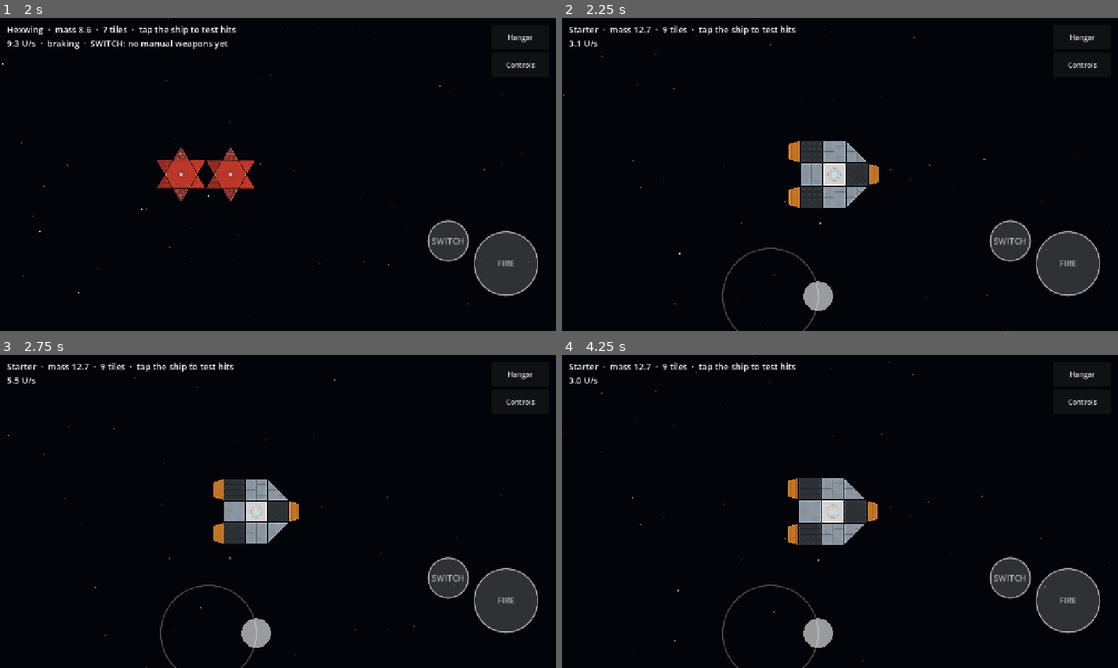
Above: before the commit, frames 1-4 (two rows, left to right).
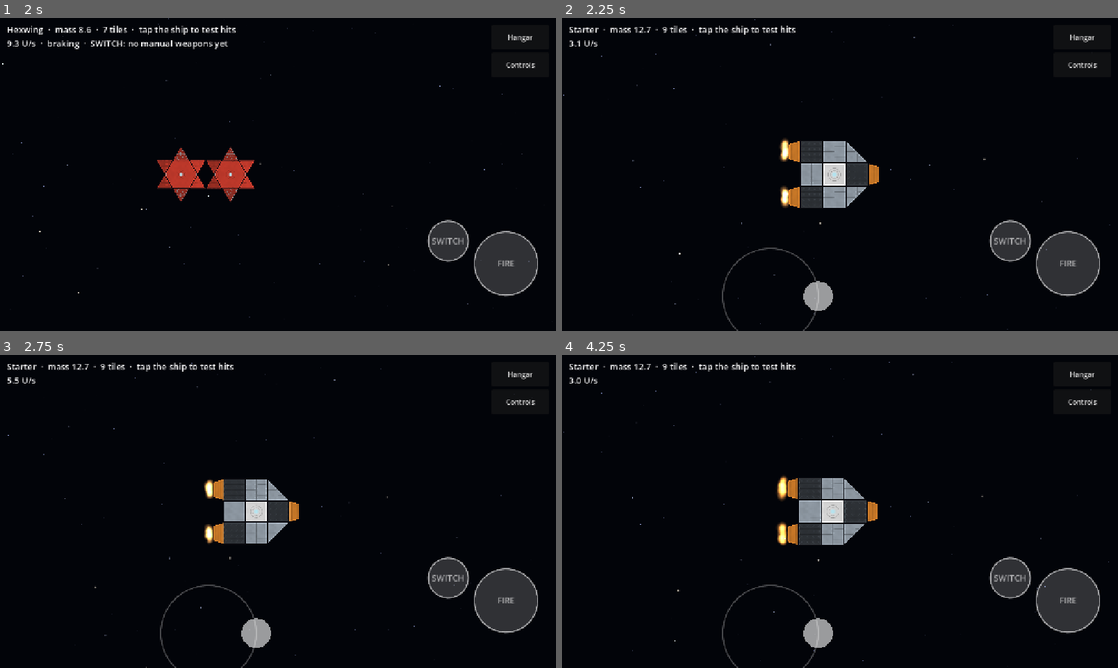
Above: after the commit, the same moments.

Repository: HermanRas/MobileSpaceShooter
Game: Godot game, scene res://dev_preview/drive_flight.tscn
Two runs of this game, one before a commit and one after it. Both use one fixed random seed, a clock stepped at 60 frames per second and the inputs below. This scene is started directly instead of the project's main scene.
Inputs (mouse positions are in pixels of both pictures, inside the frame that each line leads up to):
- Up to frame 1 (2 s): click "Controls" at 0.5 s; click "Done" at 1.25 s
- Up to frame 2 (2.25 s): tap Enter at 2 s; drag from (673, 174) to (895, 105) at 2.02 s
- Up to frame 3 (2.75 s): no input
- Up to frame 4 (4.25 s): drag from (673, 511) to (812, 574) at 2.77 s; click "Hangar" at 3.5 s

Frame 1 is identical in both runs. In frame 2, 0.2% of the frame differs, in the area x 39-41%, y 38-61%; in frame 3, 0.2%; in frame 4, 0.3%, in the area x 38-41%, y 38-61%.
Error in both runs: Invalid access to property or key 'linear_velocity' on a base object of type 'previously freed'. (res://dev_preview/drive_flight.gd:172)

Commit message:
Phase 3.6: thruster exhaust (pulse puffs, jet trails, ion torches)
ThrusterFx draws each thruster's exhaust: a puff per pulse kick (the
controller's new kicked signal), a jet trail sized by throttle, and an ion
torch that brightens with its ramp. Bigger per size and level; colours and
level scale in visuals.json; particles use a soft dot made in code. Drawn
under the hull. Pulse puffs ride in ship space, because in world space they
fell off-screen at cruise speed. Showcase: scenes/debug/thruster_fx_showcase.

Co-Authored-By: Claude Opus 5.5 <noreply@anthropic.com>

Diff:
--- a/game/data/visuals.json
+++ b/game/data/visuals.json
@@ -7,6 +7,13 @@
 			"cells": ["core", "hull", "armor", "shield", "hardpoint", "thruster"],
 			"thruster_tints": {"pulse": "#d9822b", "jet": "#c0392b", "ion": "#3a7bd5"},
 			"_doc": "One seamless cell per tile type, plus thruster nozzles tinted by type. R = detail, G = untinted trim (PLAN.md 6.2). Real art: A.1."
+		},
+		"vis.fx.thrusters": {
+			"_doc": "Thruster exhaust (PLAN.md 3.6), drawn in code with particles; no files. level_scale multiplies the size per level (L1-3). Colours run hot core -> fading edge.",
+			"level_scale": [1.0, 1.3, 1.6],
+			"pulse": ["#fff2c0", "#ffa040", "#ff5a00", "#ff3000"],
+			"jet": ["#ffe9a0", "#ff8a30", "#e83010", "#801000"],
+			"ion": ["#ffffff", "#9fe8ff", "#3a8bff", "#1030c0"]
 		}
 	}
 }
--- a/game/dev_preview/drive_flight.gd
+++ b/game/dev_preview/drive_flight.gd
@@ -177,6 +177,12 @@
 	await _physics_frames(240)
 	_check(absf(wrapf(ship.rotation + PI * 0.5, -PI, PI)) < 0.2,
 			"stick up: it turns left to face up (heading %.2f)" % ship.rotation)
+	# Three frames after a pulse kick, so the shot shows the exhaust.
+	var kicked := [false]
+	sandbox.pilot.kicked.connect(func(_i: int, _t: float) -> void: kicked[0] = true)
+	while not kicked[0]:
+		await _frames(1)
+	await _frames(6)
 	_save_shot("drive_flight_flying.png")
 
 	_touch_at(1, base + Vector2(0, -110), false)
--- /dev/null
+++ b/game/scenes/debug/thruster_fx_showcase.tscn
@@ -0,0 +1,6 @@
+[gd_scene load_steps=2 format=3]
+
+[ext_resource type="Script" path="res://src/debug/thruster_fx_showcase.gd" id="1"]
+
+[node name="ThrusterFxShowcase" type="Node2D"]
+script = ExtResource("1")
--- /dev/null
+++ b/game/src/debug/thruster_fx_showcase.gd
@@ -0,0 +1,52 @@
+extends Node2D
+## Phase 3.6's check: every thruster type × size at L1 and L3, side by side, firing.
+##   tools/preview.sh res://scenes/debug/thruster_fx_showcase.tscn 1560x720 --frames=45
+## Rows: pulse, jet, ion. Columns: S, M, L at L1, then S, M, L at L3. Exhaust points down.
+
+const PX := ShipMesh.PX_PER_U
+const SIZES := {&"S": 0.25, &"M": 0.5, &"L": 1.0}
+
+var _fx: Array[ThrusterFx] = []
+var _clock := 0.0
+
+
+func _ready() -> void:
+	var camera := Camera2D.new()
+	camera.position = Vector2(620, 330)
+	add_child(camera)
+	var row := 0
+	for type_id: StringName in [&"pulse", &"jet", &"ion"]:
+		var column := 0
+		for level in [1, 3]:
+			for size_code: StringName in SIZES:
+				var width: float = SIZES[size_code] * PX
+				var at := Vector2(110 + column * 200, 70 + row * 220)
+				var nozzle := Polygon2D.new()
+				nozzle.polygon = PackedVector2Array([Vector2(-width * 0.5, 0), Vector2(width * 0.5, 0),
+						Vector2(width * 0.35, width * 0.5), Vector2(-width * 0.35, width * 0.5)])
+				nozzle.color = Color(0.5, 0.5, 0.55)
+				nozzle.position = at
+				add_child(nozzle)
+				var fx := ThrusterFx.create(type_id, width, level)
+				fx.position = at
+				fx.rotation = PI * 0.5
+				fx.z_index = -1  # under the nozzle, as ThrusterFxSet puts it under the hull
+				add_child(fx)
+				_fx.append(fx)
+				var label := Label.new()
+				label.text = "%s %s L%d" % [type_id, size_code, level]
+				label.position = at + Vector2(-60, -40)
+				add_child(label)
+				column += 1
+		row += 1
+
+
+func _process(delta: float) -> void:
+	_clock += delta
+	var kick := _clock >= 0.5
+	if kick:
+		_clock -= 0.5
+	for fx in _fx:
+		fx.set_state(1.0, 1.0)
+		if kick:
+			fx.kick(1.0)
--- a/game/src/flight/flight_sandbox.gd
+++ b/game/src/flight/flight_sandbox.gd
@@ -52,6 +52,10 @@
 	pilot.name = "Pilot"
 	ship.add_child(pilot)
 	pilot.attach(ship, flight)
+	var exhaust := ThrusterFxSet.new()
+	exhaust.name = "Exhaust"
+	ship.add_child(exhaust)
+	exhaust.attach(ship, pilot)
 	_overlay.draw.connect(_draw_pick)
 	ship.add_child(_overlay)
 
--- a/game/src/model/flight_model.gd
+++ b/game/src/model/flight_model.gd
@@ -145,7 +145,7 @@
 
 
 ## Advances each thruster by `delta` at these throttles and returns what they do this step:
-##   {"forces": [{"pos", "force"}], "impulses": [{"pos", "impulse"}]}
+##   {"forces": [{"pos", "force"}], "impulses": [{"index", "pos", "impulse"}]}
 ## ship-local, positions relative to the centre of mass. Forces are held for the step;
 ## impulses (pulse kicks) are applied once.
 func step(throttle: PackedFloat32Array, delta: float) -> Dictionary:
@@ -177,7 +177,7 @@
 				var interval: float = t["interval_s"]
 				if on and beat.get(interval, false):
 					# A pulse's rated thrust is its average: each kick carries one interval's worth.
-					impulses.append({"pos": t["pos"], "impulse": push * float(t["force"]) * interval * throttle[i]})
+					impulses.append({"index": i, "pos": t["pos"], "impulse": push * float(t["force"]) * interval * throttle[i]})
 			&"ramp":
 				var ramp_s: float = t["ramp_s"]
 				if on:
--- a/game/src/ship/flight_controller.gd
+++ b/game/src/ship/flight_controller.gd
@@ -6,6 +6,9 @@
 ##
 ## The stick is world-space, length ≤ 1, set by whoever is flying: the touch stick (3.4), the
 ## keyboard, or later an AI pilot.
+
+## A pulse thruster kicked this tick (for its puff, 3.6). `index` is in envelope order.
+signal kicked(index: int, throttle: float)
 
 const PX := ShipMesh.PX_PER_U
 
@@ -41,6 +44,7 @@
 		_ship.apply_force(turn * ((f["force"] as Vector2) * PX), turn * _offset(f["pos"]))
 	for j: Dictionary in out["impulses"]:
 		_ship.apply_impulse(turn * ((j["impulse"] as Vector2) * PX), turn * _offset(j["pos"]))
+		kicked.emit(j["index"], throttles[j["index"]])
 
 
 ## A thruster's position (U from the centre of mass, ship-local) as Godot wants it for
--- /dev/null
+++ b/game/src/ship/thruster_fx.gd
@@ -0,0 +1,156 @@
+class_name ThrusterFx
+extends Node2D
+## One thruster's exhaust (PLAN.md Phase 3.6). Local +x is the exhaust direction; the origin
+## sits on the middle of the thruster's edge, so the nozzle sticks out along +x first.
+##   pulse  an orange puff on every kick
+##   jet    a fire trail whose length follows the throttle
+##   ion    a short round blue torch that brightens as the ramp builds
+## Bigger for larger sizes (via the width) and higher levels (level_scale in visuals.json).
+## CPUParticles2D for now; GPUParticles2D gets measured against it on the phone later.
+
+const META_ID := &"vis.fx.thrusters"
+## The nozzle sticks out depth_factor × its width (ThrusterLib); the exhaust starts past it.
+const NOZZLE_DEPTH := 0.5
+
+var type: StringName
+## The thruster's width in pixels (its edge stretch).
+var width_px := 64.0
+var level := 1
+
+var _particles: CPUParticles2D
+var _scale := 1.0
+var _colors: Array[Color] = []
+var _torch := 0.0  # ion: 0..1
+
+
+static func create(type_id: StringName, width: float, thruster_level: int) -> ThrusterFx:
+	var fx := ThrusterFx.new()
+	fx.type = type_id
+	fx.width_px = width
+	fx.level = thruster_level
+	return fx
+
+
+func _ready() -> void:
+	var meta := Assets.meta(META_ID)
+	var scales: Array = meta.get("level_scale", [1.0, 1.3, 1.6])
+	_scale = float(scales[clampi(level - 1, 0, scales.size() - 1)])
+	for hex: String in meta.get(String(type), ["#ffffff", "#ffaa55", "#ff5500", "#aa2200"]):
+		_colors.append(Color.from_string(hex, Color.WHITE))
+	match type:
+		&"jet":
+			_particles = _make_particles(90, 0.4, 0.0)
+			_particles.spread = 4.0
+			_particles.damping_min = width_px * 0.5
+			_particles.damping_max = width_px * 1.0
+			_particles.scale_amount_min *= 0.9
+			_particles.emitting = false
+		&"pulse":
+			_particles = _make_particles(16, 0.45, 1.0)
+			_particles.one_shot = true
+			_particles.spread = 38.0
+			# A puff rides along with the ship. Left in world space it fell off the bottom of
+			# the screen within a fraction of a second at cruise (the camera leads the ship).
+			_particles.local_coords = true
+			_particles.emitting = false
+	if _particles != null:
+		_particles.position = Vector2(width_px * NOZZLE_DEPTH, 0)
+		add_child(_particles)
+	if type == &"ion":
+		material = _additive()
+
+
+## Called every frame with this thruster's throttle (0..1) and, for ion, its ramp (0..1).
+func set_state(throttle: float, ramp: float) -> void:
+	match type:
+		&"jet":
+			_particles.emitting = throttle > 0.02
+			var reach := (0.3 + 0.7 * throttle)
+			_particles.initial_velocity_min = width_px * 6.0 * _scale * reach
+			_particles.initial_velocity_max = width_px * 8.0 * _scale * reach
+		&"ion":
+			var wanted := throttle * (0.3 + 0.7 * ramp)
+			if not is_equal_approx(wanted, _torch):
+				_torch = wanted
+				queue_redraw()
+
+
+## A pulse thruster's kick: one puff, sized by the throttle.
+func kick(throttle: float) -> void:
+	if _particles == null:
+		return
+	_particles.initial_velocity_min = width_px * 1.6 * _scale * (0.5 + 0.5 * throttle)
+	_particles.initial_velocity_max = width_px * 2.8 * _scale * (0.5 + 0.5 * throttle)
+	_particles.restart()
+
+
+func _draw() -> void:
+	if type != &"ion" or _torch <= 0.01:
+		return
+	# A short round torch: soft glows, wide and blue outside to small and white-hot inside,
+	# each a little longer than it is wide, starting just past the nozzle.
+	var radius := width_px * 0.45 * _scale * (0.55 + 0.45 * _torch)
+	var start := width_px * NOZZLE_DEPTH
+	for i in range(_colors.size() - 1, -1, -1):
+		var share := float(i + 1) / _colors.size()
+		var half := Vector2(radius * share * 1.4, radius * share)
+		var center := Vector2(start + half.x * 0.8, 0)
+		draw_texture_rect(_dot(), Rect2(center - half, half * 2.0), false,
+				Color(_colors[i], _torch * (0.45 + 0.55 * (1.0 - share))))
+
+
+func _make_particles(amount: int, lifetime: float, explosiveness: float) -> CPUParticles2D:
+	var p := CPUParticles2D.new()
+	p.amount = amount
+	p.lifetime = lifetime * _scale
+	p.explosiveness = explosiveness
+	p.local_coords = false  # a jet's trail stays where it was left, so it bends as the ship turns
+	p.direction = Vector2.RIGHT
+	p.gravity = Vector2.ZERO
+	p.damping_min = width_px * 1.5
+	p.damping_max = width_px * 2.5
+	p.emission_shape = CPUParticles2D.EMISSION_SHAPE_RECTANGLE
+	p.emission_rect_extents = Vector2(1.0, width_px * 0.3)
+	p.texture = _dot()
+	var dot_px := 32.0
+	p.scale_amount_min = width_px * 0.35 * _scale / dot_px
+	p.scale_amount_max = width_px * 0.6 * _scale / dot_px
+	var curve := Curve.new()
+	curve.add_point(Vector2(0.0, 0.6))
+	curve.add_point(Vector2(0.25, 1.0))
+	curve.add_point(Vector2(1.0, 0.3))
+	p.scale_amount_curve = curve
+	var ramp := Gradient.new()
+	ramp.offsets = PackedFloat32Array([0.0, 0.18, 0.55, 1.0])
+	# Not fully opaque: additive blending saturates to white where puffs overlap.
+	ramp.colors = PackedColorArray([Color(_colors[0], 0.8), Color(_colors[1], 0.65), Color(_colors[2], 0.45), Color(_colors[3], 0.0)])
+	p.color_ramp = ramp
+	p.material = _additive()
+	return p
+
+
+static var _dot_texture: GradientTexture2D
+static var _add_material: CanvasItemMaterial
+
+
+## A soft round dot, made in code (no asset file).
+static func _dot() -> GradientTexture2D:
+	if _dot_texture == null:
+		var gradient := Gradient.new()
+		gradient.offsets = PackedFloat32Array([0.0, 0.5, 1.0])
+		gradient.colors = PackedColorArray([Color.WHITE, Color(1, 1, 1, 0.5), Color(1, 1, 1, 0)])
+		_dot_texture = GradientTexture2D.new()
+		_dot_texture.gradient = gradient
+		_dot_texture.fill = GradientTexture2D.FILL_RADIAL
+		_dot_texture.fill_from = Vector2(0.5, 0.5)
+		_dot_texture.fill_to = Vector2(1.0, 0.5)
+		_dot_texture.width = 32
+		_dot_texture.height = 32
+	return _dot_texture
+
+
+static func _additive() -> CanvasItemMaterial:
+	if _add_material == null:
+		_add_material = CanvasItemMaterial.new()
+		_add_material.blend_mode = CanvasItemMaterial.BLEND_MODE_ADD
+	return _add_material
--- /dev/null
+++ b/game/src/ship/thruster_fx_set.gd
@@ -0,0 +1,32 @@
+class_name ThrusterFxSet
+extends Node2D
+## Every thruster's exhaust on one ship (Phase 3.6), fed by its FlightController: throttles
+## and ion ramps each frame, pulse puffs on each kick. A child of the ShipBody, drawn under
+## the hull so the exhaust comes out from behind the nozzles.
+
+const PX := ShipMesh.PX_PER_U
+
+var _fx: Array[ThrusterFx] = []
+var _pilot: FlightController
+
+
+func attach(ship: ShipBody, pilot: FlightController) -> void:
+	_pilot = pilot
+	z_index = -1
+	for t in ship.envelope.thrusters:
+		var mount: Dictionary = ship.blueprint.mounts[t["mount"]]
+		var mount_frame := Mounting.frame(ship.placement, ship.blueprint, mount)
+		var fx := ThrusterFx.create(t["type"], float(mount_frame["length"]) * PX, int(mount.get("level", 1)))
+		fx.position = (mount_frame["center"] as Vector2) * PX
+		fx.rotation = (mount_frame["normal"] as Vector2).angle()
+		add_child(fx)
+		_fx.append(fx)
+	pilot.kicked.connect(func(index: int, throttle: float) -> void: _fx[index].kick(throttle))
+
+
+func _process(_delta: float) -> void:
+	if _pilot == null or _pilot.throttles.size() != _fx.size():
+		return
+	var ramps := _pilot.model.ramp_shares()
+	for i in _fx.size():
+		_fx[i].set_state(_pilot.throttles[i], ramps[i])
Not shown, added: game/src/debug/thruster_fx_showcase.gd.uid
Not shown, added: game/src/ship/thruster_fx.gd.uid
Not shown, added: game/src/ship/thruster_fx_set.gd.uid
Not shown, changed: Docs/PLAN.md
